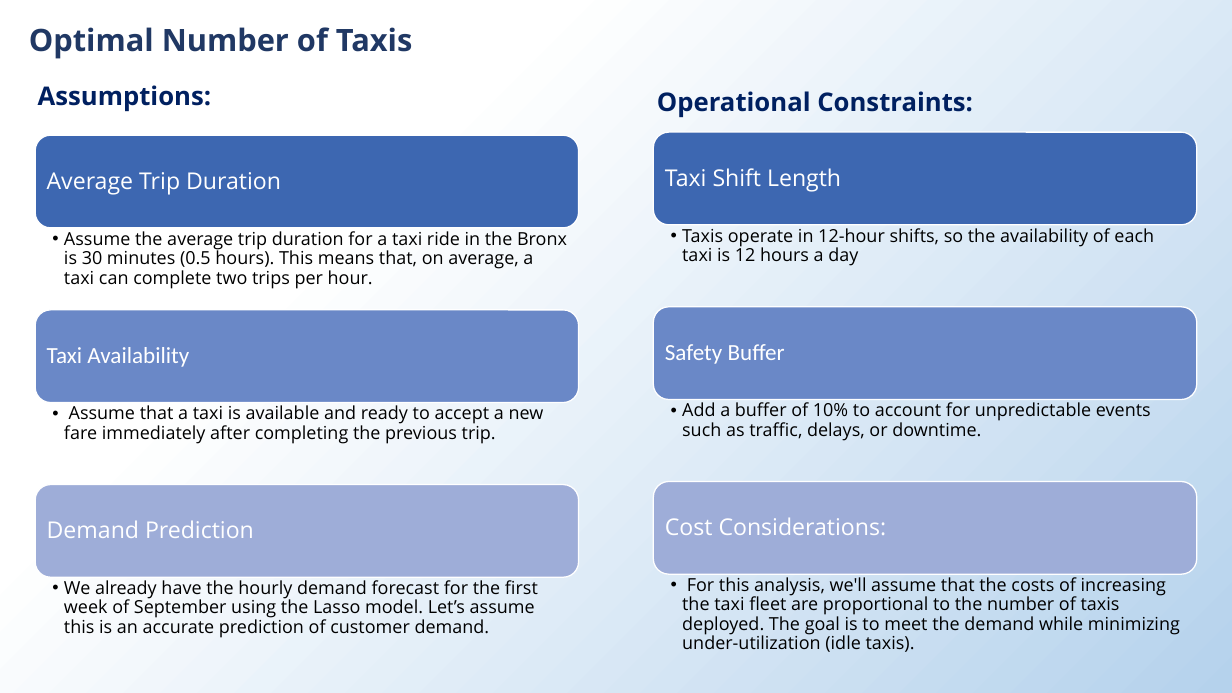
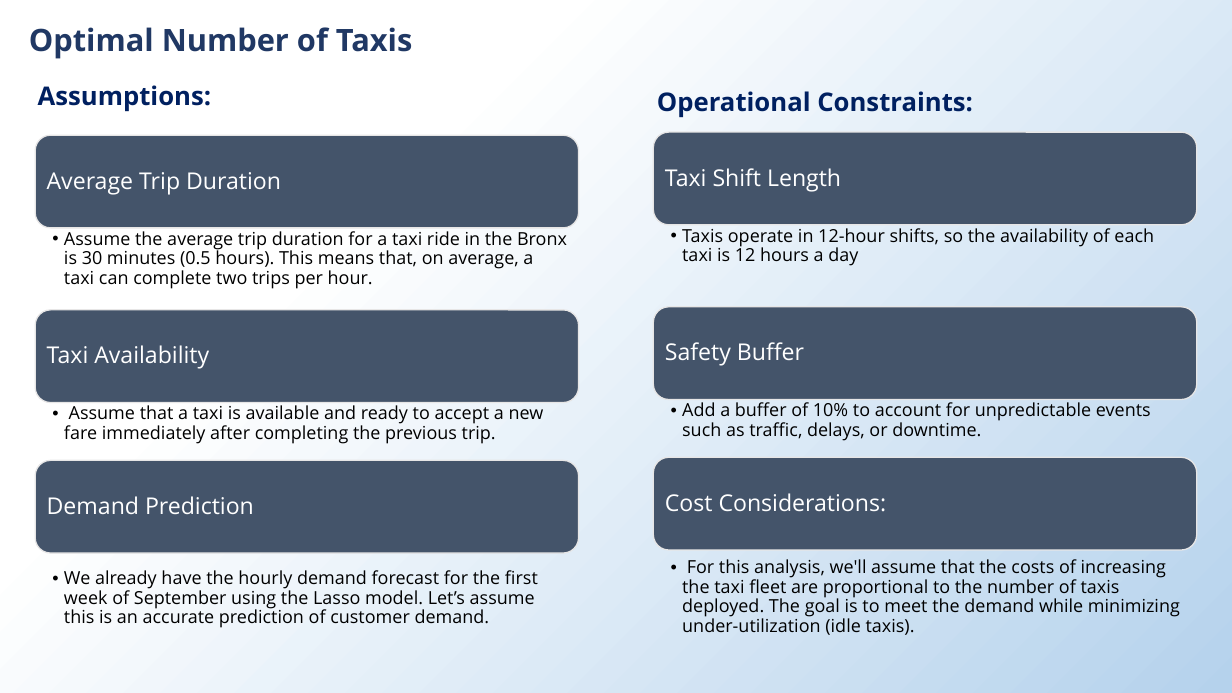
Before and after one commit to chinjug/PHA-Data-Science-Challenge_solved, a slide deck: slide 9 of PHA DS Challenge Report.pptx (slide 8 before the commit). Drawn at 1232x693 pixels with LibreOffice and Linux fonts; fonts in the diff are those of the drawing. Boxes give left, top, right and bottom in pixels: in the first picture for what was removed or moved away, otherwise in the second. Text is boxed around its words. In the diff, an @@ line names an element or a change of style, - is before the commit and + after.

```diff
--- a/PHA DS Challenge Report.pptx
+++ b/PHA DS Challenge Report.pptx
@@ rounded rectangle at bbox=[35, 135, 579, 227]: fill #3E67B2 to #44546A; outline #FFFFFF 1 pt to #E7E6E6 1 pt @@
@@ rounded rectangle at bbox=[653, 132, 1197, 225]: fill #3E67B2 to #44546A; outline #FFFFFF 1 pt to #E7E6E6 1 pt @@
@@ rounded rectangle at bbox=[35, 310, 579, 402]: fill #6C88C8 to #44546A; outline #FFFFFF 1 pt to #E7E6E6 1 pt @@
@@ text "Taxi Availability" at bbox=[47, 345, 209, 369]: font Calibri to Open Sans @@
@@ rounded rectangle at bbox=[653, 307, 1197, 399]: fill #6C88C8 to #44546A; outline #FFFFFF 1 pt to #E7E6E6 1 pt @@
@@ text "Safety Buffer" at bbox=[665, 342, 804, 366]: font Calibri to Open Sans @@
@@ 2 texts, 2 rounded rectangles: place and size @@
-2 texts, 2 rounded rectangles at bbox=[35, 482, 1197, 577]
+2 texts, 2 rounded rectangles at bbox=[35, 457, 1197, 553]
@@ rounded rectangle at bbox=[35, 460, 579, 553]: fill #9FAED8 to #44546A; outline #FFFFFF 1 pt to #E7E6E6 1 pt @@
@@ rounded rectangle at bbox=[653, 457, 1197, 550]: fill #9FAED8 to #44546A; outline #FFFFFF 1 pt to #E7E6E6 1 pt @@
@@ text "We already have the hourly ...": place and size @@
-text "We already have the hourly ..." at bbox=[64, 580, 538, 638]
+text "We already have the hourly ..." at bbox=[64, 570, 538, 628]
@@ text "For this analysis, we'll assume ...": place and size @@
-text "For this analysis, we'll assume ..." at bbox=[682, 574, 1180, 652]
+text "For this analysis, we'll assume ..." at bbox=[682, 559, 1180, 635]
```
Also in this commit, not shown: 6 other slides changed, 1 slide added.
